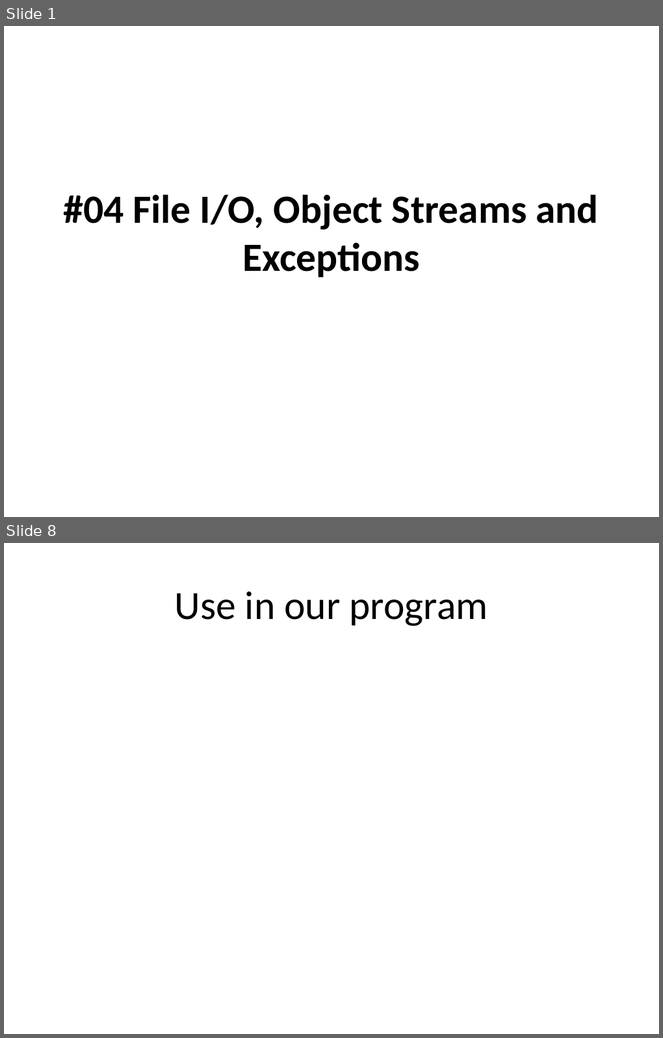
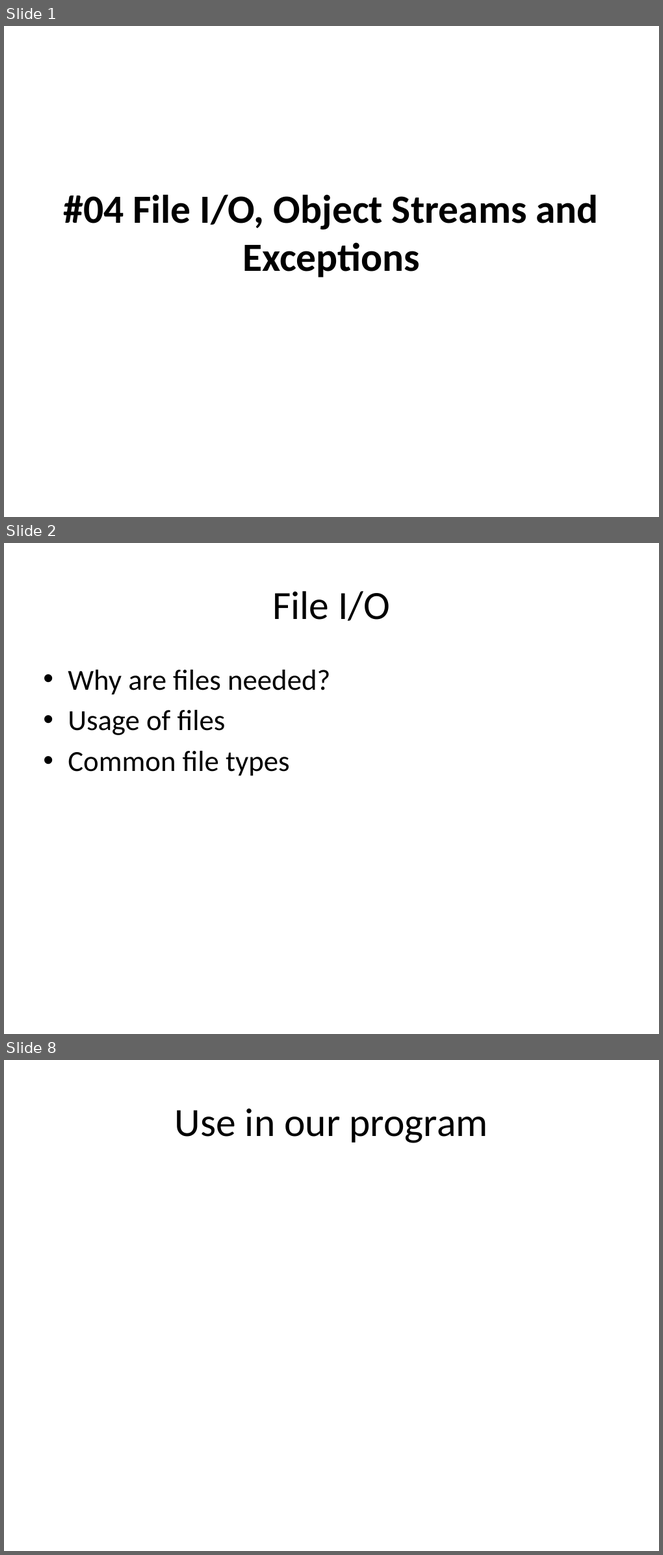
Before and after one commit to isurup/kalle-martin-group, a slide deck: OOPExam/04 File IO, Object Streams and Exceptions.pptx. Shown one above the other, each under a label of ours: slides 1 and 8 before the commit, slides 1, 2 and 8 after it; the slides between them are not shown. The pictures are 663x1038 and 663x1555 pixels, drawn with LibreOffice and Linux fonts; fonts in the diff are those of the drawing. Boxes give left, top, right and bottom in pixels: in the first picture for what was removed or moved away, otherwise in the second. Text is boxed around its words. In the diff, an @@ line names an element or a change of style, - is before the commit and + after.

```diff
--- a/OOPExam/04 File IO, Object Streams and Exceptions.pptx
+++ b/OOPExam/04 File IO, Object Streams and Exceptions.pptx
@@ slide 2 added at (x1=4, y1=543, x2=659, y2=1034), background #FFFFFF @@
@@ title added at (x1=272, y1=591, x2=390, y2=621), 44 pt, text #000000 @@
+File I/O
@@ text added at (x1=68, y1=670, x2=330, y2=776), 32 pt, text #000000 @@
+• Why are files needed?
+• Usage of files
+• Common file types
```
Also in this commit, not shown: 3 slides changed, 2 other slides added, 3 slides removed.
